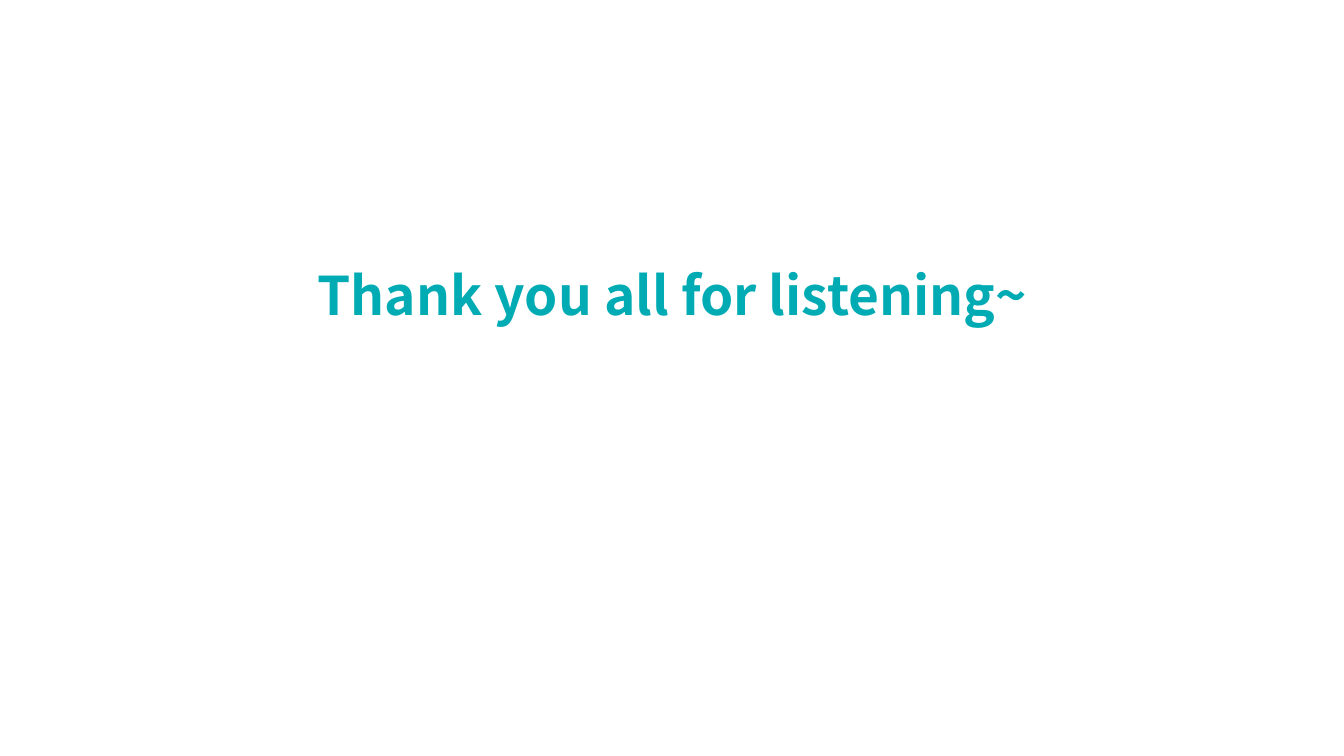
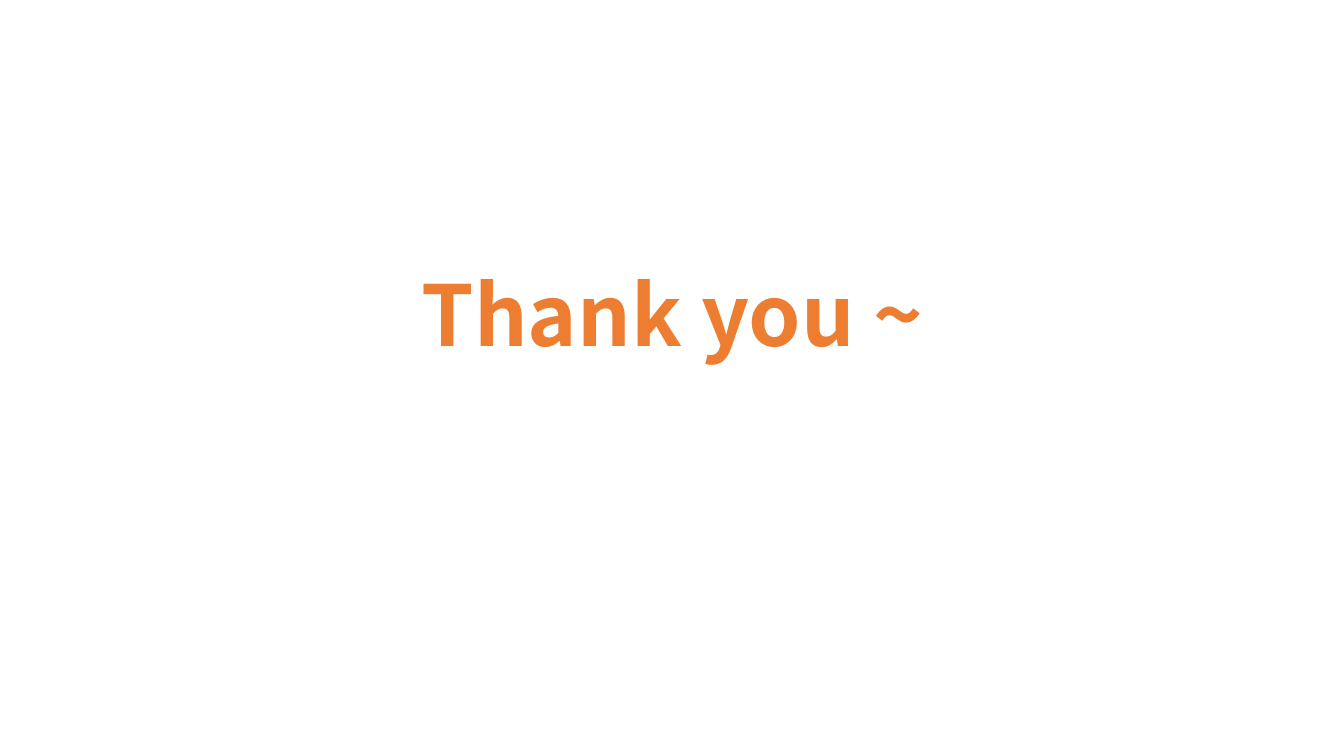
Before and after one commit to lsyoath/sheepy, a slide deck: slide 45 of ComputerVision.pptx (slide 37 before the commit). Drawn at 1344x756 pixels with LibreOffice and Linux fonts; fonts in the diff are those of the drawing. Boxes give left, top, right and bottom in pixels: in the first picture for what was removed or moved away, otherwise in the second. Text is boxed around its words. In the diff, an @@ line names an element or a change of style, - is before the commit and + after.

```diff
--- a/ComputerVision.pptx
+++ b/ComputerVision.pptx
@@ text at <box>422,279,855,365</box>: text changed; size 38 to 60 pt; text colour #00ABB4 to #ED7D31 @@
-Thank you all for listening~
+Thank you ~
```
Also in this commit, not shown: 2 other slides changed, 8 slides added.
